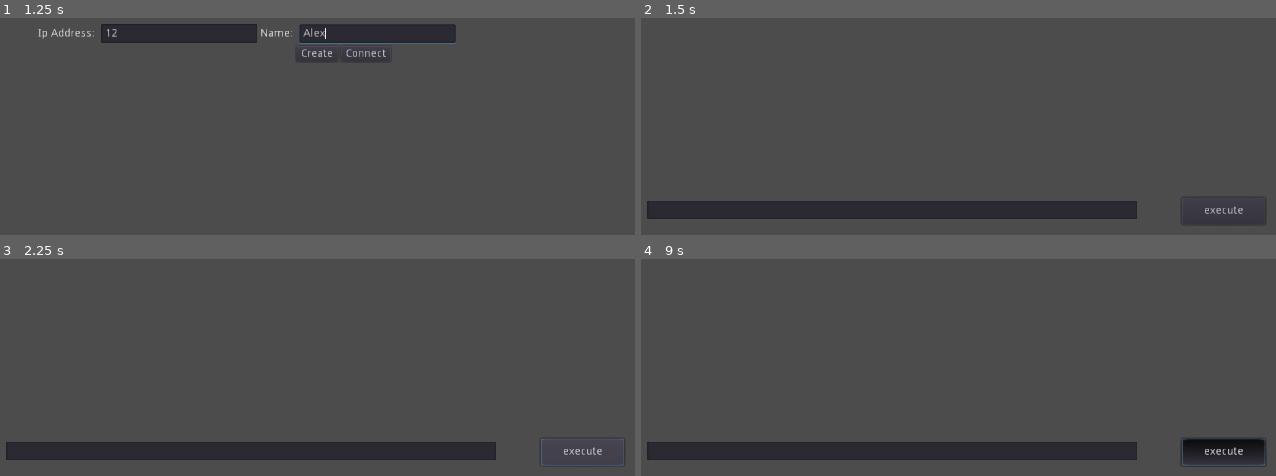
Above: before the commit, frames 1-4 (two rows, left to right).
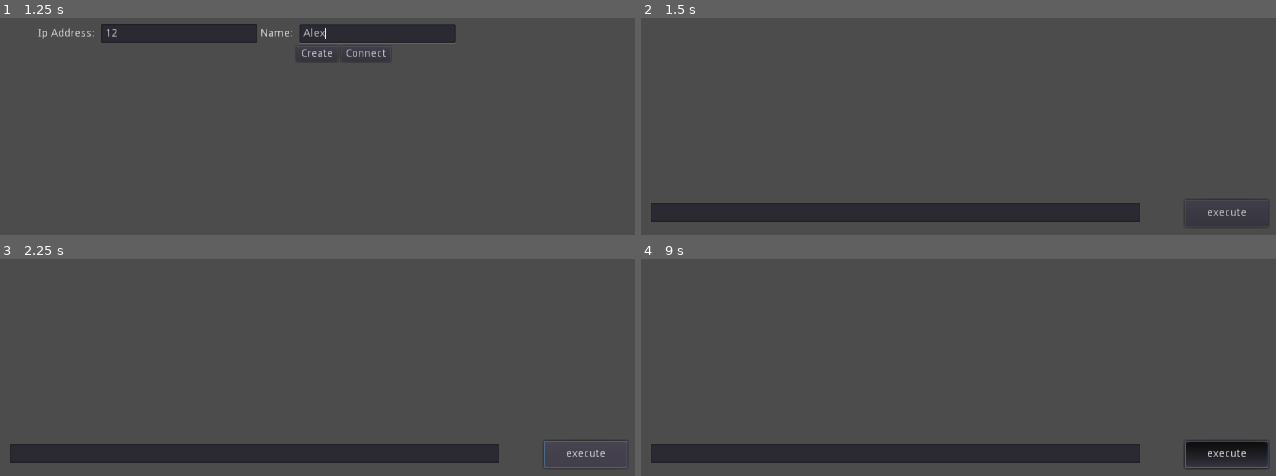
Above: after the commit, the same moments.

Repository: Electronics-Empire/Electronics-Empire
Game: Godot game, scene res://Scene/Multiplayer.tscn
Same seed, same stepped clock (60 frames per second), same inputs: the game is played once before the commit and once after it.
Inputs (mouse positions are in pixels of both pictures, inside the frame that each line leads up to):
- Up to frame 1 (1.25 s): click (177, 33) at 0.52 s; type "12" at 0.6 s; click (374, 33) at 0.75 s; type "Alex" at 0.83 s
- Up to frame 2 (1.5 s): click "Create" at 1.25 s
- Up to frame 3 (2.25 s): click "execute" at 2 s
- Up to frame 4 (9 s): click "execute" at 2.75 s; click "execute" at 3.5 s; tap Enter (ENTER, bound only after the commit) at 4.25, 5.75, 6.05, 7.25, 7.55 s; move the mouse to (1161, 261) at 4.27 s; hold Enter (ENTER, bound only after the commit) 4.28-5 s; click (1161, 261) at 4.42 s; tap Space at 5, 6.5, 8 s; drag from (825, 306) to (945, 378) at 5.02 s; move the mouse to (outside the picture) at 5.77 s; hold Left (CAMERA_LEFT) 5.78-6.5 s; click (outside the picture) at 5.92 s; drag from (945, 378) to (outside the picture) at 6.52 s; move the mouse to (1225, 354) at 7.27 s; hold Up (CAMERA_UP) 7.28-8 s; click (1225, 354) at 7.42 s; drag from (outside the picture) to (outside the picture) at 8.02 s; move the mouse to (1022, 285) at 8.77 s; hold Enter (ENTER, bound only after the commit) from 8.78 s (still down); click (1022, 285) at 8.92 s

Frame 1 is identical in both runs. In frame 2, 2.0% of the frame differs, in the area x 0-99%, y 83-95%; in frame 3, 2.3%; in frame 4, 2.6%, in the area x 0-99%, y 82-97%.
Error before the commit: Attempt to call function 'rpc' in base 'null instance' on a null instance. (res://Script/Game.gd:77)
Error after the commit: Attempt to call function 'rpc' in base 'null instance' on a null instance. (res://Script/Game.gd:78)

Commit message:
send a line when enter is pressed

Diff:
--- a/Scene/GUI.tscn
+++ b/Scene/GUI.tscn
@@ -1,8 +1,36 @@
-[gd_scene load_steps=4 format=2]
+[gd_scene load_steps=5 format=2]
 
 [ext_resource path="res://Script/TextEdit.gd" type="Script" id=1]
 [ext_resource path="res://Script/GUI_execute_button.gd" type="Script" id=2]
 [ext_resource path="res://Script/AlertDialog.gd" type="Script" id=3]
+
+[sub_resource type="StyleBoxFlat" id=1]
+
+content_margin_left = -1.0
+content_margin_right = -1.0
+content_margin_top = -1.0
+content_margin_bottom = -1.0
+bg_color = Color( 0.6, 0.6, 0.6, 0 )
+draw_center = true
+border_width_left = 0
+border_width_top = 0
+border_width_right = 0
+border_width_bottom = 0
+border_color = Color( 0.8, 0.8, 0.8, 1 )
+border_blend = false
+corner_radius_top_left = 0
+corner_radius_top_right = 0
+corner_radius_bottom_right = 0
+corner_radius_bottom_left = 0
+corner_detail = 8
+expand_margin_left = 0.0
+expand_margin_right = 0.0
+expand_margin_top = 0.0
+expand_margin_bottom = 0.0
+shadow_color = Color( 0, 0, 0, 0.6 )
+shadow_size = 0
+anti_aliasing = true
+anti_aliasing_size = 1
 
 [node name="GUI" type="CanvasLayer" index="0"]
 
@@ -13,7 +41,26 @@
 transform = Transform2D( 1, 0, 0, 1, 0, 0 )
 _sections_unfolded = [ "Anchor", "Focus", "Grow Direction", "Hint", "Margin", "Material", "Mouse", "Pause", "Rect", "Size Flags", "Theme", "Visibility", "custom_styles" ]
 
-[node name="TextEdit" type="LineEdit" parent="." index="0"]
+[node name="PanelGUI" type="Panel" parent="." index="0"]
+
+anchor_left = 0.0
+anchor_top = 0.0
+anchor_right = 0.0
+anchor_bottom = 0.0
+margin_left = 4.0
+margin_top = 3.0
+margin_right = 1029.0
+margin_bottom = 602.0
+rect_pivot_offset = Vector2( 0, 0 )
+rect_clip_content = false
+mouse_filter = 0
+mouse_default_cursor_shape = 0
+size_flags_horizontal = 1
+size_flags_vertical = 1
+custom_styles/panel = SubResource( 1 )
+_sections_unfolded = [ "Pause" ]
+
+[node name="TextEdit" type="LineEdit" parent="PanelGUI" index="0"]
 
 anchor_left = 0.0
 anchor_top = 0.0
@@ -25,20 +72,21 @@
 margin_bottom = 526.0
 rect_pivot_offset = Vector2( 0, 0 )
 rect_clip_content = false
-focus_mode = 2
+focus_mode = 1
 mouse_filter = 0
 mouse_default_cursor_shape = 1
 size_flags_horizontal = 1
 size_flags_vertical = 1
-focus_mode = 2
+focus_mode = 1
 context_menu_enabled = true
 placeholder_alpha = 0.6
 caret_blink = true
 caret_blink_speed = 0.65
 caret_position = 0
 script = ExtResource( 1 )
+_sections_unfolded = [ "Caret", "Placeholder" ]
 
-[node name="GUI_execute_button" type="Button" parent="." index="1"]
+[node name="GUI_execute_button" type="Button" parent="PanelGUI" index="1"]
 
 anchor_left = 0.0
 anchor_top = 0.0
@@ -64,7 +112,7 @@
 align = 1
 script = ExtResource( 2 )
 
-[node name="AlertDialog" type="AcceptDialog" parent="." index="2"]
+[node name="AlertDialog" type="AcceptDialog" parent="PanelGUI" index="2"]
 
 visible = false
 anchor_left = 0.0
@@ -87,6 +135,6 @@
 dialog_hide_on_ok = true
 script = ExtResource( 3 )
 
-[connection signal="focus_entered" from="TextEdit" to="TextEdit" method="focus_entered"]
+[connection signal="focus_entered" from="PanelGUI/TextEdit" to="PanelGUI/TextEdit" method="focus_entered"]
 
-[connection signal="focus_exited" from="TextEdit" to="TextEdit" method="focus_exited"]
+[connection signal="focus_exited" from="PanelGUI/TextEdit" to="PanelGUI/TextEdit" method="focus_exited"]
--- a/Script/GUI_execute_button.gd
+++ b/Script/GUI_execute_button.gd
@@ -2,12 +2,14 @@
 
 var line_edit
 var target
+var ctrl_global
 
 signal button_pressed_signal
 
 func _ready():
 
 	line_edit = get_node("../TextEdit")
+	ctrl_global = get_node("/root/ctrl_global")
 
 	self.connect("pressed", self, "__button_pressed__")
 
@@ -25,3 +27,9 @@
 	line_edit.clear()
 
 	pass # replace with function body
+
+func _process(delta):
+	if(self.ctrl_global.bool_text_select):
+		if(Input.is_action_pressed("ENTER")):
+			self.__button_pressed__()
+	pass
--- a/Script/Game.gd
+++ b/Script/Game.gd
@@ -5,6 +5,7 @@
 var globals
 var alert_dialog
 var network_info
+var ctrl_global
 
 # generate all the objects, empty for now
 func __generate_object__():
@@ -104,11 +105,12 @@
 
 func _ready():
 
-	self.execute_button = get_node("Camera2D/GUI/GUI_execute_button")
+	self.execute_button = get_node("Camera2D/GUI/PanelGUI/GUI_execute_button")
 	self.world = get_node("World")
 	self.globals = get_node("/root/globals")
 	self.network_info = get_node("/root/network_info")
-	self.alert_dialog = get_node("Camera2D/GUI/AlertDialog")
+	self.alert_dialog = get_node("Camera2D/GUI/PanelGUI/AlertDialog")
+	self.ctrl_global = get_node("/root/ctrl_global")
 
 	self.execute_button.connect("button_pressed_signal", self, "execute_button")
 	self.world.connect("Generation_finished_signal", self, "generation_finished")
--- /dev/null
+++ b/Script/PanelGUI.gd
@@ -0,0 +1,15 @@
+extends Panel
+
+# class member variables go here, for example:
+# var a = 2
+# var b = "textvar"
+
+func _ready():
+	# Called when the node is added to the scene for the first time.
+	# Initialization here
+	pass
+
+#func _process(delta):
+#	# Called every frame. Delta is time since last frame.
+#	# Update game logic here.
+#	pass
--- a/project.godot
+++ b/project.godot
@@ -36,6 +36,8 @@
  ]
 CAMERA_DOWN=[ Object(InputEventKey,"resource_local_to_scene":false,"resource_name":"","device":0,"alt":false,"shift":false,"control":false,"meta":false,"command":false,"pressed":false,"scancode":16777234,"unicode":0,"echo":false,"script":null)
  ]
+ENTER=[ Object(InputEventKey,"resource_local_to_scene":false,"resource_name":"","device":0,"alt":false,"shift":false,"control":false,"meta":false,"command":false,"pressed":false,"scancode":16777221,"unicode":0,"echo":false,"script":null)
+ ]
 
 [rendering]
 
